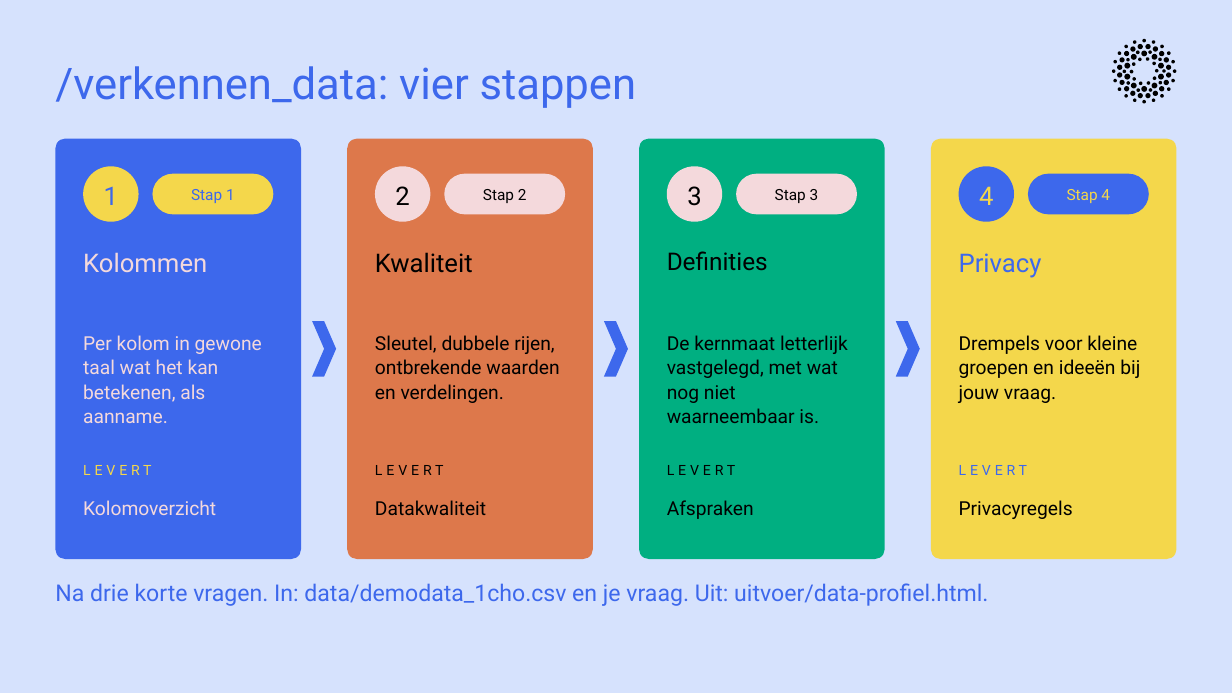
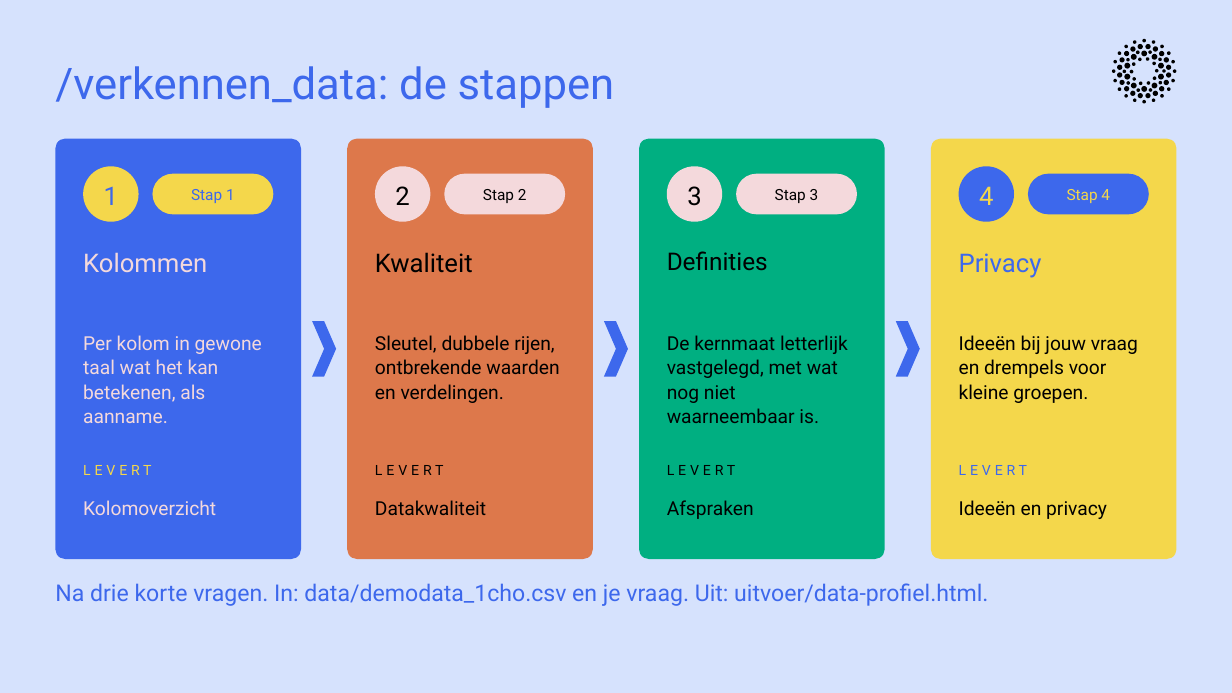
Before and after one commit to cedanl/clidev-presentaties, a slide deck: slide 22 of exports/261005_workshop_rad_uitvoering.pptx. Drawn at 1232x693 pixels with LibreOffice and Linux fonts; fonts in the diff are those of the drawing. Boxes give left, top, right and bottom in pixels: in the first picture for what was removed or moved away, otherwise in the second. Text is boxed around its words. In the diff, an @@ line names an element or a change of style, - is before the commit and + after.

```diff
--- a/exports/261005_workshop_rad_uitvoering.pptx
+++ b/exports/261005_workshop_rad_uitvoering.pptx
@@ text at (55, 66, 614, 108): text changed @@
-/verkennen_data: vier stappen
+/verkennen_data: de stappen
@@ text at (959, 335, 1138, 403): text changed @@
-Drempels voor kleine groepen en ideeën bij jouw vraag.
+Ideeën bij jouw vraag en drempels voor kleine groepen.
@@ text at (959, 500, 1107, 519): text changed @@
-Privacyregels
+Ideeën en privacy
```
Also in this commit, not shown: 1 other slide changed, 1 other file.
